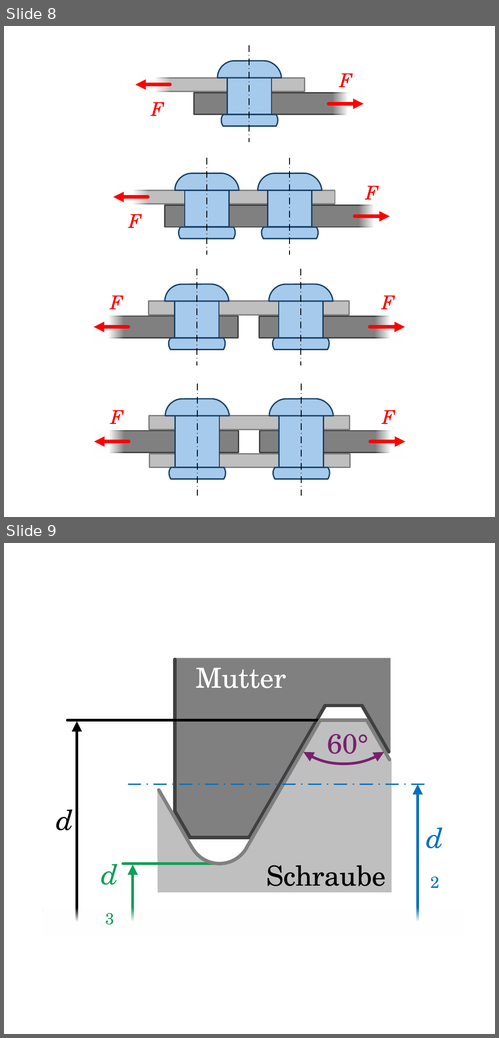
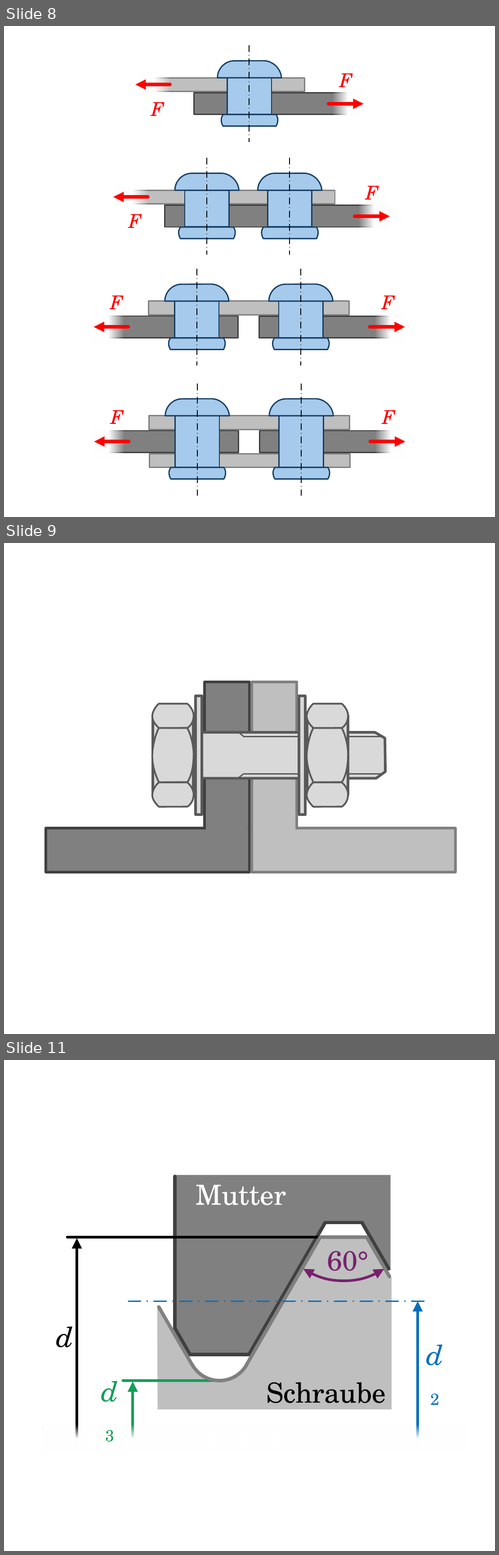
Before and after one commit to m4zeRobot/Project-FoSa, a slide deck: LaTeX B.Sc. LRT/Konstruktionslehre 1&2/images/KE-Images.pptx. Shown one above the other, each under a label of ours: slides 8 and 9 before the commit, slides 8, 9 and 11 after it; the slides between them are not shown. The pictures are 499x1038 and 499x1555 pixels, drawn with LibreOffice and Linux fonts; fonts in the diff are those of the drawing. Boxes give left, top, right and bottom in pixels: in the first picture for what was removed or moved away, otherwise in the second. Text is boxed around its words. In the diff, an @@ line names an element or a change of style, - is before the commit and + after.

```diff
--- a/LaTeX B.Sc. LRT/Konstruktionslehre 1&2/images/KE-Images.pptx
+++ b/LaTeX B.Sc. LRT/Konstruktionslehre 1&2/images/KE-Images.pptx
@@ slide 9 added at [4, 543, 495, 1034], background #FFFFFF @@
@@ rectangle added at [205, 682, 250, 834], fill #808080, outline #404040 1.5 pt @@
@@ rectangle added at [252, 682, 297, 834], fill #BFBFBF, outline #808080 1.5 pt @@
@@ rectangle added at [196, 696, 202, 815], fill #D9D9D9, outline #595959 1.5 pt @@
@@ rectangle added at [300, 696, 306, 815], fill #D9D9D9, outline #595959 1.5 pt @@
@@ line added from (237, 732) to (243, 737), #595959 0.75 pt @@
@@ freeform shape added at [201, 732, 386, 779], fill #D9D9D9, outline #595959 1.5 pt @@
@@ line added from (243, 737) to (382, 737), #595959 0.75 pt @@
@@ group added at [152, 704, 193, 808]: 3 freeform shapes, 1 rectangle @@
@@ line added from (237, 779) to (243, 774), #595959 0.75 pt @@
@@ line added from (243, 774) to (382, 774), #595959 0.75 pt @@
@@ group added at [307, 704, 348, 808]: 3 freeform shapes, 1 rectangle @@
@@ rectangle added at [206, 806, 248, 850], fill #808080 @@
@@ rectangle added at [253, 811, 296, 855], fill #BFBFBF @@
@@ rectangle added at [46, 829, 250, 872], fill #808080, outline #404040 1.5 pt @@
@@ rectangle added at [252, 829, 455, 872], fill #BFBFBF, outline #808080 1.5 pt @@
@@ what was slide 9 is now slide 11 @@
```
Also in this commit, not shown: 1 other slide added.
